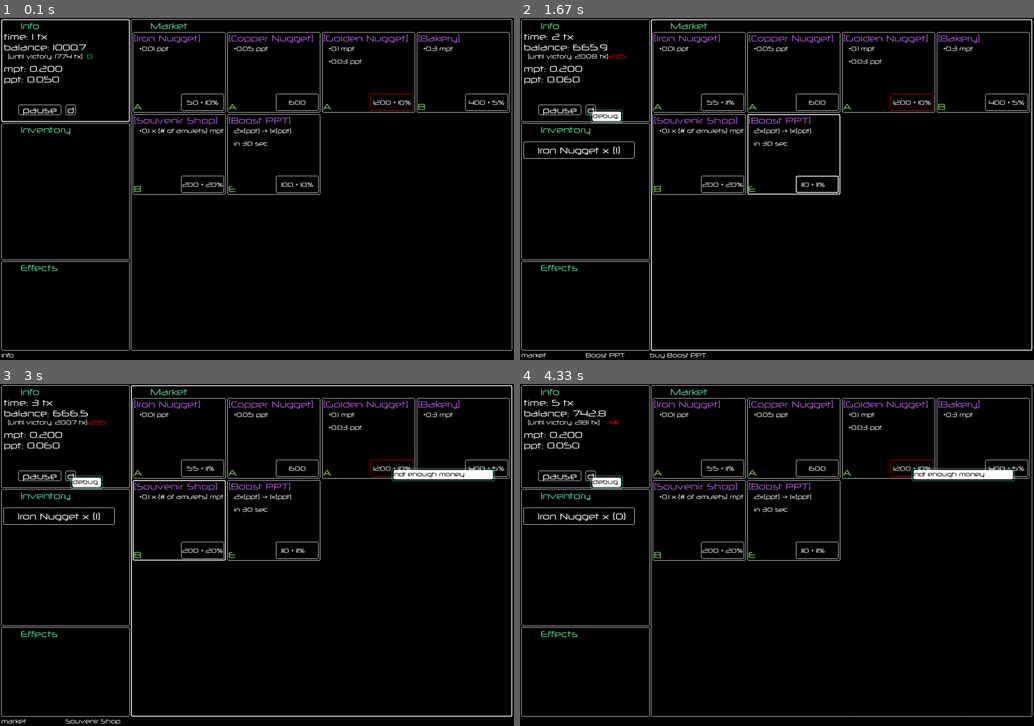
Above: before the commit, frames 1-4 (two rows, left to right).
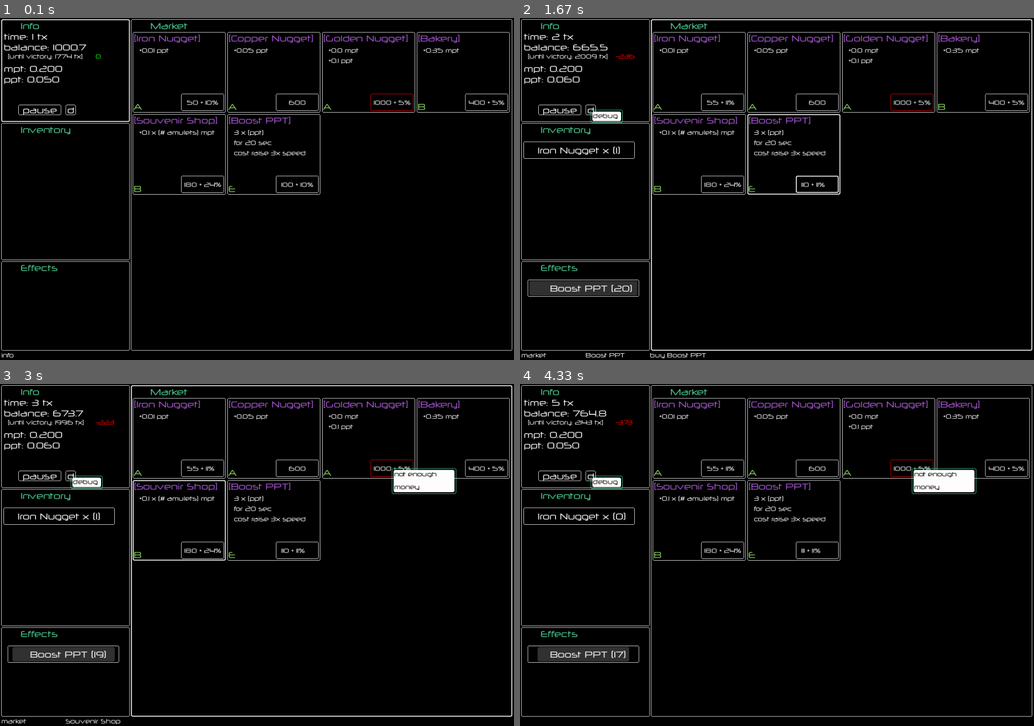
Above: after the commit, the same moments.

Repository: rayannott/economygame
Game: pygame game, started from main.py
The game is run twice, just before and just after one commit, with the same random seed, the same clock (stepped at 60 frames per second) and the same inputs.
Inputs (mouse positions are in pixels of both pictures, inside the frame that each line leads up to):
- Up to frame 1 (0.1 s): no input
- Up to frame 2 (1.67 s): click "50 + 10%" at 0.38 s; click "d" at 0.72 s; click (617, 137) at 1.05 s; click "100 + 10%" at 1.38 s
- Up to frame 3 (3 s): click (267, 438) at 1.72 s; click (390, 466) at 2.05 s, where only the run after the commit has a clickable "1000 + 5%"; click (241, 496) at 2.38 s; click (185, 483) at 2.72 s
- Up to frame 4 (4.33 s): click (910, 524) at 3.05 s; click (607, 589) at 3.38 s; click (617, 510) at 3.72 s; click (627, 486) at 4.05 s

The runs differ from the first frame. In frame 1, 0.9% of the frame differs, in the area x 16-90%, y 8-50%; in frame 2, 2.0%; in frame 3, 2.8%, in the area x 1-97%, y 7-82%; in frame 4, 2.7%.

Commit message:
added effects support

Diff:
--- a/base_objects.py
+++ b/base_objects.py
@@ -30,13 +30,14 @@
         self.name = name
         self.cost = cost
         self.type_ = type_
+        self.cost_increase_mult = 1
         self.info: list[str] = []
 
     def tick(self):
         pass
 
     def __eq__(self, other: 'ProfitGen') -> bool:
-            return self.name == other.name
+        return self.name == other.name
 
     def __hash__(self) -> int:
         return hash(self.name)
@@ -64,6 +65,7 @@
 class Effect(ShopItem):
     def __init__(self, name: str, cost: Cost, type_: ShopItemType, duration: float) -> None:
         super().__init__(name, cost, type_)
+        self.DURATION = duration # constant
         self.duration = duration
         self.is_active = True
 
@@ -73,6 +75,8 @@
             if self.duration == 0:
                 self.is_active = False
 
+    def __repr__(self) -> str:
+        return f'Effect::{self.name}({self.duration} tx left)'
 
 
 class ShopCell(ABC):
@@ -82,7 +86,7 @@
         self.item_cost = copy(what.cost)
 
     def tick(self):
-        self.item_cost.money += COST_INCREASE_PER_TICK
+        self.item_cost.money += COST_INCREASE_PER_TICK * self.what.cost_increase_mult
 
     def __str__(self) -> str:
         return f'ShopCell({self.what} for {self.item_cost})'
--- a/game.py
+++ b/game.py
@@ -52,7 +52,7 @@
                 Label(f'time: {self.times_ticked} tx', self.surface, FONT_NORM, WHITE, topleft=(6, 28)),
                 Label(f'balance: {self.player.balance:.1f}', self.surface, FONT_NORM, WHITE, topleft=(6, 53)),
                 Label(f'[until victory: {tuv:.0f} tx]', self.surface, FONT_SMALL, WHITE, topleft=(15, 78)),
-                Label(f'{self.player.do_nothing_time_until_victory() - tuv:.0f}', self.surface, FONT_SMALL, WHITE, topleft=(200, 78)),
+                Label(f'{self.player.do_nothing_time_until_victory() - tuv:.0f}', self.surface, FONT_SMALL, WHITE, topleft=(220, 78)),
                 Label(f'mpt: {self.player.mpt:.3f}', self.surface, FONT_NORM, WHITE, topleft=(6, 103)),
                 Label(f'ppt: {self.player.ppt:.3f}', self.surface, FONT_NORM, WHITE, topleft=(6, 128)),
             ]
@@ -133,23 +133,38 @@
                     )
                 )
                 self.next_empty_slot_index += 1
-
         for inv_name, inv_slot in self.inventory_panel.gui_objects.items():
             inv_slot.set_text(f'{inv_name} x ({len(self.player.spent_on_each_shop_item[inv_name])})')
             dq = self.player.spent_on_each_shop_item[inv_name]
             extra = f'for {dq[0]*0.5:.1f}' if dq else '(currently unavailable)'
             inv_slot.hint_label.set_text(f'sell {inv_name} {extra}')
-
         self.inventory_panel.update(current_mouse_pos)
 
         # effects:
+        for eff_idx, eff in enumerate(self.player.effects):
+            if str(eff_idx) in self.effects_panel.gui_objects:
+                if eff is None:
+                    del self.effects_panel.gui_objects[str(eff_idx)]
+                else: # updating the progressbar
+                    self.effects_panel.gui_objects[str(eff_idx)].set_progress(eff.duration/eff.DURATION)  # type: ignore
+                    self.effects_panel.gui_objects[str(eff_idx)].set_text(f'{eff.name} ({eff.duration})')  # type: ignore
+            else:
+                if eff is None:
+                    continue
+                self.effects_panel.populate_one(
+                    str(eff_idx),
+                    ProgressBar(
+                        topleft=(15, (INV_BTN_SLOT_SIZE[1] + 3) * (eff_idx + 1)),
+                        size=INV_BTN_SLOT_SIZE,
+                        surface=self.surface,
+                        progress=1.,
+                        text=f'{eff.name} ()',
+                        hoverhint='effect',
+                        display_progress=False,
+                        parent=self.effects_panel
+                    )
+                )
         self.effects_panel.update(current_mouse_pos)
-        # TODO: place effects
-        # for effect_item in self.player.effects:
-        #     self.effects_panel.populate_one(
-        #         effect_item.name,
-
-        #     )
 
         # notifications:
         for notif in self.notifications:
@@ -158,7 +173,7 @@
     def spawn_notification(self, text: str, mouse_pos: tuple[int, int], duration: int = 6):
         self.notifications.append(Notification(text, self.surface, current_mouse_pos=mouse_pos))
 
-    def buy_shop_cell(self, shop_cell: ShopCell) -> bool:
+    def buy_shop_cell(self, shop_cell: ShopCell) -> tuple[bool, str]:
         '''Buys an item; returns True if success, else False'''
         return self.player.buy_shop_cell(shop_cell)
 
@@ -193,6 +208,7 @@
                             print('inv:', self.player.inventory)
                             print('effects:', self.player.effects)
                             print('inv spending history:', self.player.spent_on_each_shop_item)
+                            print('effect flags:', self.player.effect_flags)
                             print('effect duration boost:', self.player.effect_duration_boost)
                             self.spawn_notification('debug', pos)
 
@@ -201,12 +217,12 @@
                         if what_clicked:
                             what_clicked_2 = self.shop_panel.gui_objects[what_clicked].object_clicked() # type: ignore
                             if what_clicked_2 == 'buy':
-                                feedback = self.buy_shop_cell(self.shop[what_clicked])
-                                if feedback:
+                                success, message = self.buy_shop_cell(self.shop[what_clicked])
+                                if success:
                                     print(f'bought {what_clicked}: {self.shop[what_clicked]}')
                                 else:
-                                    print('not enough money')
-                                    self.spawn_notification(f'not enough money', pos, 1)
+                                    print(message.replace('\n', ' '))
+                                    self.spawn_notification(message, pos, 1)
 
                     elif self.inventory_panel.clicked():
                         what_clicked = self.inventory_panel.object_clicked()
--- a/gui/gui_shop.py
+++ b/gui/gui_shop.py
@@ -25,7 +25,7 @@
         )
         for i, info in enumerate(sh_item.what.info, 1):
             pnl.add_labels(
-                [Label(info, surface, FONT_SMALL, WHITE, topleft=(15, 30*i))]
+                [Label(info, surface, FONT_SMALL, WHITE, topleft=(15, 10 + 24*i))]
             )
         pnl.populate_one(
             'buy',
--- a/player.py
+++ b/player.py
@@ -1,10 +1,15 @@
 from collections import defaultdict, deque
+from copy import deepcopy
+from dataclasses import dataclass
 import math
 from base_objects import Cost, Effect, ShopCell, ShopItem, ShopItemType
-from shop_items import Bakery, SouvenirShop
+from shop_items import Bakery, SouvenirShop, BoostPpt
 
-from utils import INITIAL_BALANCE, INITIAL_MPT, INITIAL_PPT, GOAL_BALANCE
+from utils import INITIAL_BALANCE, INITIAL_MPT, INITIAL_PPT, GOAL_BALANCE, AVAILABLE_EFFECTS_SLOTS
 
+@dataclass
+class EffectFlags:
+    double_ppt: bool = False
 
 class Player:
     def __init__(self) -> None:
@@ -13,23 +18,48 @@
         self.ppt = INITIAL_PPT
         self.effect_duration_boost = 0
         self.inventory: list[ShopItem] = []
-        self.effects: list[Effect] = []
-        # holds a history of spendings to enable selling:
-        self.spent_on_each_shop_item: dict[str, deque[float]] = defaultdict(deque)
+        self.effects: list[Effect | None] = [None] * AVAILABLE_EFFECTS_SLOTS
+        self.effect_flags: EffectFlags = EffectFlags()
+
+        self.spent_on_each_shop_item: dict[str, deque[float]] = defaultdict(deque) # holds a history of spendings to enable selling
         self.INITIAL_TIME_UNTIL_VICTORY = self.time_until_victory()
         self.do_nothing_balance = INITIAL_BALANCE
 
     def tick(self):
-        self.balance *= 1+self.ppt*0.01
+        # process effects:
+        self.effect_flags = EffectFlags()
+        for eff in self.effects:
+            if eff is None:
+                continue
+            if eff.name == 'Boost PPT':
+                self.effect_flags.double_ppt = True
+            elif 0:
+                ...
+
+        self.balance *= 1 + self.ppt * 0.01 * (20 if self.effect_flags.double_ppt else 1)
         self.balance += self.mpt
         self.do_nothing_balance *= 1+INITIAL_PPT*0.01
         self.do_nothing_balance += INITIAL_MPT
+        zero_duration_ids = []
+        for i, eff in enumerate(self.effects):
+            if eff is not None:
+                eff.tick()
+                if eff.duration == 0:
+                    zero_duration_ids.append(i)
+        for idx in zero_duration_ids:
+            self.effects[idx] = None
+            print(f'effect {idx} terminated')
+
+
 
     def time_until_victory(self) -> float:
         return math.log((GOAL_BALANCE + 100*self.mpt/(self.ppt))/(self.balance + 100*self.mpt/(self.ppt)), 1+self.ppt*0.01)
 
     def do_nothing_time_until_victory(self) -> float:
-        return math.log((GOAL_BALANCE + 100*INITIAL_MPT/(INITIAL_PPT))/(self.do_nothing_balance + 100*INITIAL_MPT/(INITIAL_PPT)), 1+INITIAL_PPT*0.01)
+        return math.log(
+            (GOAL_BALANCE + 100*INITIAL_MPT/(INITIAL_PPT))/(self.do_nothing_balance + 100*INITIAL_MPT/(INITIAL_PPT)),
+            1+INITIAL_PPT*0.01
+        )
 
     def enough_money(self, cost: Cost) -> tuple[bool, float]:
         '''
@@ -41,20 +71,30 @@
             return True, resulting_balance
         return False, 0.
 
-    def buy_shop_cell(self, shop_cell: ShopCell) -> bool:
-        '''Buys an item; returns True if success, else False'''
+    def buy_shop_cell(self, shop_cell: ShopCell) -> tuple[bool, str]:
+        '''Buys an item; returns (True, '') if success, else (False, message)'''
         is_possible_to_buy, resulting_balance = self.enough_money(shop_cell.item_cost)
         if is_possible_to_buy:
             spent = self.balance - resulting_balance
             if shop_cell.what.type_ == ShopItemType.EFFECT:
-                self.effects.append(shop_cell.what) # type: ignore
+                if all(self.effects):
+                    return False, 'all effect slots\nare occupied'
+                none_index = -1
+                for i, eff in enumerate(self.effects):
+                    if eff is None: none_index = i; break
+                self.effects[none_index] = deepcopy(shop_cell.what) # type: ignore
+                self.effects[none_index].duration += self.effect_duration_boost # type: ignore
             else:
                 self.inventory.append(shop_cell.what)
                 self.spent_on_each_shop_item[shop_cell.what.name].append(spent)
+
             self.set_balance(resulting_balance)
-            shop_cell.item_cost = Cost(money=shop_cell.item_cost.money*1.1, balance_portion=shop_cell.item_cost.balance_portion + 0.01)
-            return True
-        return False
+            shop_cell.item_cost = Cost(
+                money=shop_cell.item_cost.money*1.1,
+                balance_portion=shop_cell.item_cost.balance_portion + 0.01
+            )
+            return True, ''
+        return False, 'not enough\nmoney'
 
     def sell_item(self, item_name: str) -> bool:
         '''
--- a/shop_items.py
+++ b/shop_items.py
@@ -15,26 +15,27 @@
 
 class GoldenNugget(ProfitGen):
     def __init__(self) -> None:
-        super().__init__(name='Golden Nugget', cost=Cost(1200., 0.1), type_=ShopItemType.AMULET, mpt=0.1, ppt=0.03)
+        super().__init__(name='Golden Nugget', cost=Cost(1000., 0.05), type_=ShopItemType.AMULET, mpt=0., ppt=0.1)
         self.info = [f'+{self.mpt} mpt', f'+{self.ppt} ppt']
 
 
 class Bakery(ProfitGen):
     def __init__(self) -> None:
-        super().__init__(name='Bakery', cost=Cost(400., 0.05), type_=ShopItemType.BUSINESS, mpt=0.3, ppt=0)
+        super().__init__(name='Bakery', cost=Cost(400., 0.05), type_=ShopItemType.BUSINESS, mpt=0.35, ppt=0)
         self.info = [f'+{self.mpt} mpt']
 
 
 class SouvenirShop(ProfitGen):
     def __init__(self) -> None:
-        super().__init__(name='Souvenir Shop', cost=Cost(200., 0.2), type_=ShopItemType.BUSINESS, mpt=0.1, ppt=0)
-        self.info = [f'+{self.mpt} x (# of amulets) mpt']
+        super().__init__(name='Souvenir Shop', cost=Cost(180., 0.24), type_=ShopItemType.BUSINESS, mpt=0.1, ppt=0)
+        self.info = [f'+{self.mpt} x (# amulets) mpt']
 
 
 class BoostPpt(Effect):
     def __init__(self) -> None:
-        super().__init__(name='Boost PPT', cost=Cost(100., 0.1), type_=ShopItemType.EFFECT, duration=30) # TODO: change cost
-        self.info = ['2x(ppt) -> 1x(ppt)', f'in {self.duration} sec']
+        super().__init__(name='Boost PPT', cost=Cost(100., 0.1), type_=ShopItemType.EFFECT, duration=20) # TODO: change cost and dur=30
+        self.info = ['3 x (ppt)', f'for {self.duration} sec', 'cost raise 3x speed']
+        self.cost_increase_mult = 3
 
 
 def create_shop() -> Shop:
--- a/utils.py
+++ b/utils.py
@@ -1,9 +1,9 @@
 # game constants:
-
 INITIAL_BALANCE = 1000
 INITIAL_MPT = 0.2
 INITIAL_PPT = 0.05 # in per cent
 GOAL_BALANCE = 3000
 COST_INCREASE_PER_TICK = 0.1
+AVAILABLE_EFFECTS_SLOTS = 3
 
 TICK = 1. # tick every TICK seconds
